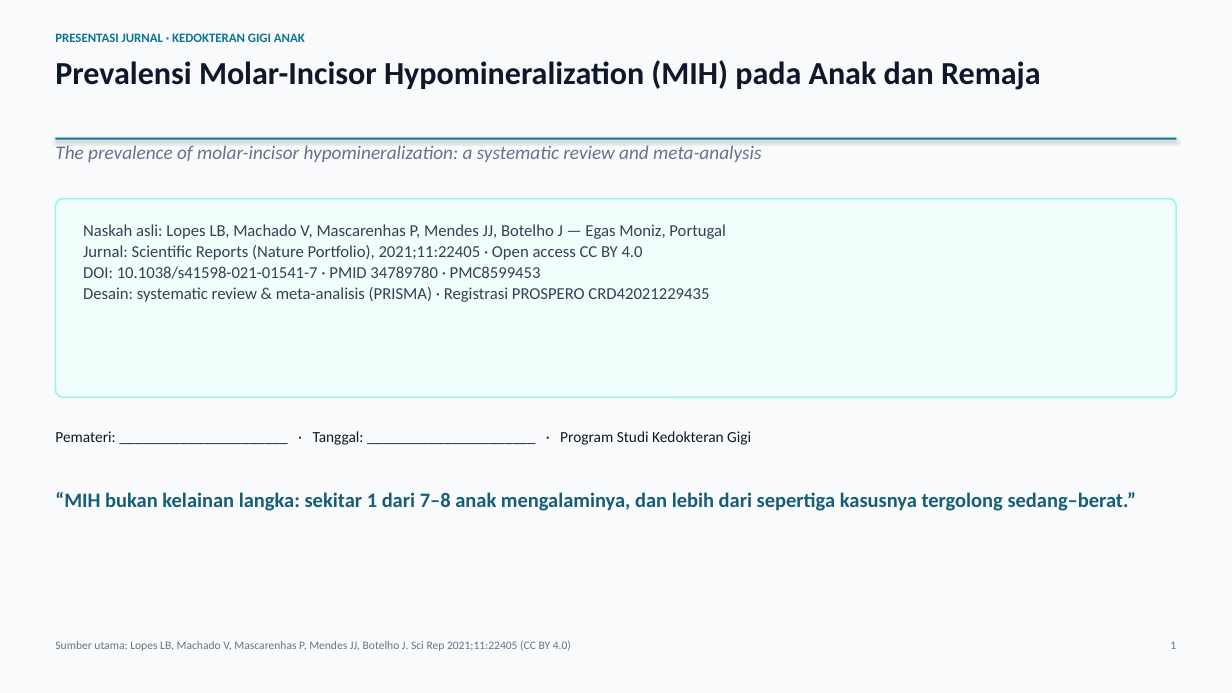
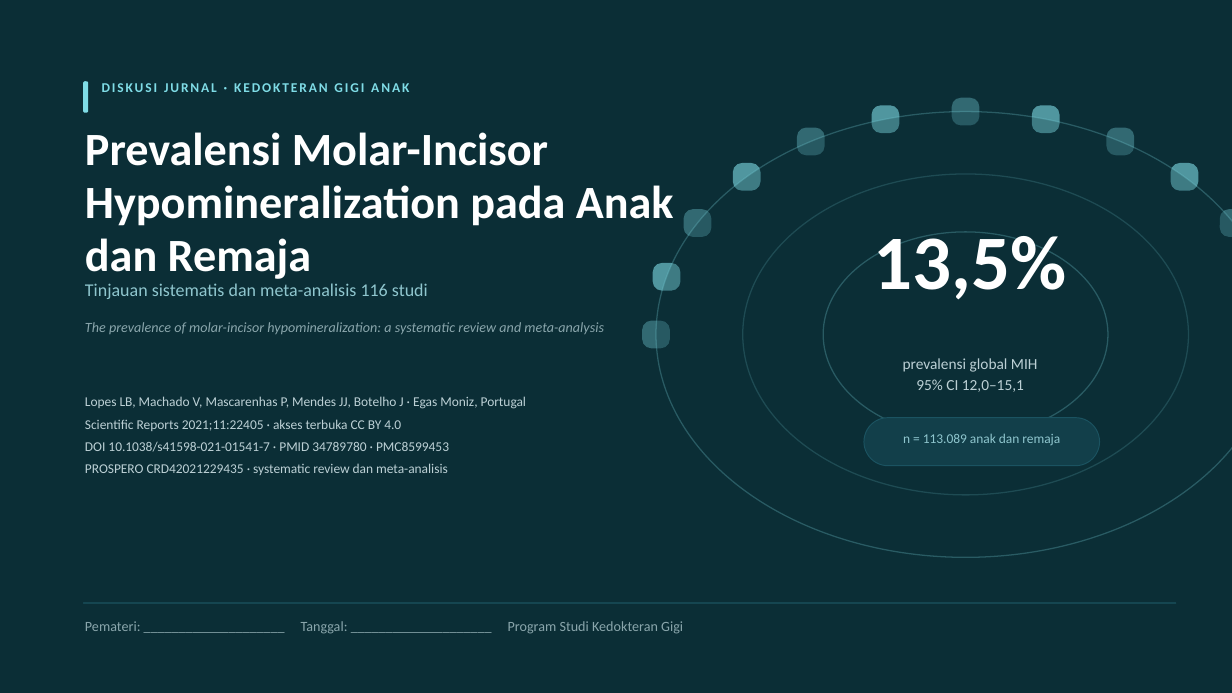
Before and after one commit to maskchanel14-source/agents, a slide deck: slide 1 of research/pediatric-dentistry-2021-2026/deck-mih-lopes-2021/Presentasi-Jurnal-MIH-Lopes-2021.pptx. Drawn at 1232x693 pixels with LibreOffice and Linux fonts; fonts in the diff are those of the drawing. Boxes give left, top, right and bottom in pixels: in the first picture for what was removed or moved away, otherwise in the second. Text is boxed around its words. In the diff, an @@ line names an element or a change of style, - is before the commit and + after.

```diff
--- a/research/pediatric-dentistry-2021-2026/deck-mih-lopes-2021/Presentasi-Jurnal-MIH-Lopes-2021.pptx
+++ b/research/pediatric-dentistry-2021-2026/deck-mih-lopes-2021/Presentasi-Jurnal-MIH-Lopes-2021.pptx
@@ rectangle at (0,0,1232,693): fill #F8FAFC to #0B2E36 @@
@@ rounded rectangle added at (83,81,89,113), fill #7FDCE6 @@
@@ text at (102,83,409,92): text changed; size 10 to 10.5 pt; text colour #0E7490 to #7FDCE6 @@
-PRESENTASI JURNAL · KEDOKTERAN GIGI ANAK
+DISKUSI JURNAL · KEDOKTERAN GIGI ANAK
@@ ellipse added at (656,112,1232,557), fill #0B2E36 at 26% opacity, outline #7FDCE6 1 pt @@
@@ rounded rectangle added at (872,105,899,133), fill #7FDCE6 at 60% opacity @@
@@ rounded rectangle added at (952,98,980,126), fill #7FDCE6 at 34% opacity @@
@@ rounded rectangle added at (1032,105,1060,133), fill #7FDCE6 at 60% opacity @@
@@ line removed from (55, 139) to (1177, 139) @@
@@ text at (85,132,674,279): text changed; size 25 to 36 pt; text colour #0F172A to #FFFFFF @@
-Prevalensi Molar-Incisor Hypomineralization (MIH) pada Anak dan Remaja
+Prevalensi Molar-Incisor Hypomineralization pada Anak dan Remaja
@@ rounded rectangle added at (797,128,824,155), fill #7FDCE6 at 34% opacity @@
@@ rounded rectangle added at (1106,128,1134,155), fill #7FDCE6 at 34% opacity @@
@@ rounded rectangle added at (733,163,761,190), fill #7FDCE6 at 60% opacity @@
@@ ellipse added at (743,174,1189,494), fill #0B2E36 at 16% opacity, outline #7FDCE6 1 pt @@
@@ rounded rectangle added at (1171,163,1199,190), fill #7FDCE6 at 60% opacity @@
@@ rounded rectangle added at (684,209,712,237), fill #7FDCE6 at 34% opacity @@
@@ rounded rectangle added at (1220,209,1232,237), fill #7FDCE6 at 34% opacity @@
@@ ellipse added at (823,232,1108,437), fill #0B2E36 at 26% opacity, outline #7FDCE6 1 pt @@
@@ text added at (874,231,1067,300), 60 pt, text #FFFFFF, bold @@
+13,5%
@@ rounded rectangle added at (653,263,680,291), fill #7FDCE6 at 60% opacity @@
@@ text added at (85,283,428,299), 14 pt, text #8FC6CE @@
+Tinjauan sistematis dan meta-analisis 116 studi
@@ text "The prevalence of molar-incisor hypomineralization: ...": place and size @@
-text "The prevalence of molar-incisor hypomineralization: ..." at (55,145,761,162)
+text "The prevalence of molar-incisor hypomineralization: ..." at (85,322,604,334)
@@ text "The prevalence of molar-incisor hypomineralization: ..." at (85,322,604,334): size 15 to 11 pt, text colour #64748B to #8AA6AC; line spacing 1 to 1.05 @@
@@ rounded rectangle: place and size @@
-rounded rectangle at (55,199,1177,397)
+rounded rectangle at (642,321,670,348)
@@ rounded rectangle at (642,321,670,348): fill #F0FDFA to #7FDCE6 at 34% opacity; outline #99F6E4 1.25 pt to none; proportions changed @@
@@ text added at (903,358,1038,392), 12 pt, text #BCD0D5 @@
+prevalensi global MIH
+95% CI 12,0–15,1
@@ text at (85,396,526,475): text changed; size 13 to 10.5 pt; text colour #334155 to #BCD0D5 @@
-Naskah asli: Lopes LB, Machado V, Mascarenhas P, Mendes JJ, Botelho J — Egas Moniz, Portugal
-Jurnal: Scientific Reports (Nature Portfolio), 2021;11:22405 · Open access CC BY 4.0
-DOI: 10.1038/s41598-021-01541-7 · PMID 34789780 · PMC8599453
-Desain: systematic review & meta-analisis (PRISMA) · Registrasi PROSPERO CRD42021229435
+Lopes LB, Machado V, Mascarenhas P, Mendes JJ, Botelho J · Egas Moniz, Portugal
+Scientific Reports 2021;11:22405 · akses terbuka CC BY 4.0
+DOI 10.1038/s41598-021-01541-7 · PMID 34789780 · PMC8599453
+PROSPERO CRD42021229435 · systematic review dan meta-analisis
@@ rounded rectangle added at (864,418,1100,466), fill #123F4A, outline #1B5361 0.75 pt @@
@@ text added at (903,434,1060,445), 10.5 pt, text #8FC6CE @@
+n = 113.089 anak dan remaja
@@ text removed at (55,492,1136,511) @@
-“MIH bukan kelainan langka: sekitar 1 dari 7–8 anak mengalaminya, dan lebih dari sepertiga kasusnya tergolong sedang–berat.”
@@ rounded rectangle added at (83,603,1177,604), fill #1B5361 @@
@@ text at (85,621,683,634): text changed; size 12 to 11 pt; text colour #0F172A to #8AA6AC @@
-Pemateri: ______________________ · Tanggal: ______________________ · Program Studi Kedokteran Gigi
+Pemateri: ____________________ Tanggal: ____________________ Program Studi Kedokteran Gigi
@@ text removed at (55,641,571,651) @@
-Sumber utama: Lopes LB, Machado V, Mascarenhas P, Mendes JJ, Botelho J. Sci Rep 2021;11:22405 (CC BY 4.0)
@@ text removed at (1170,641,1176,649) @@
-1
```
Also in this commit, not shown: 12 other slides changed, 2 slides added, 2 slides removed, 28 other files.
